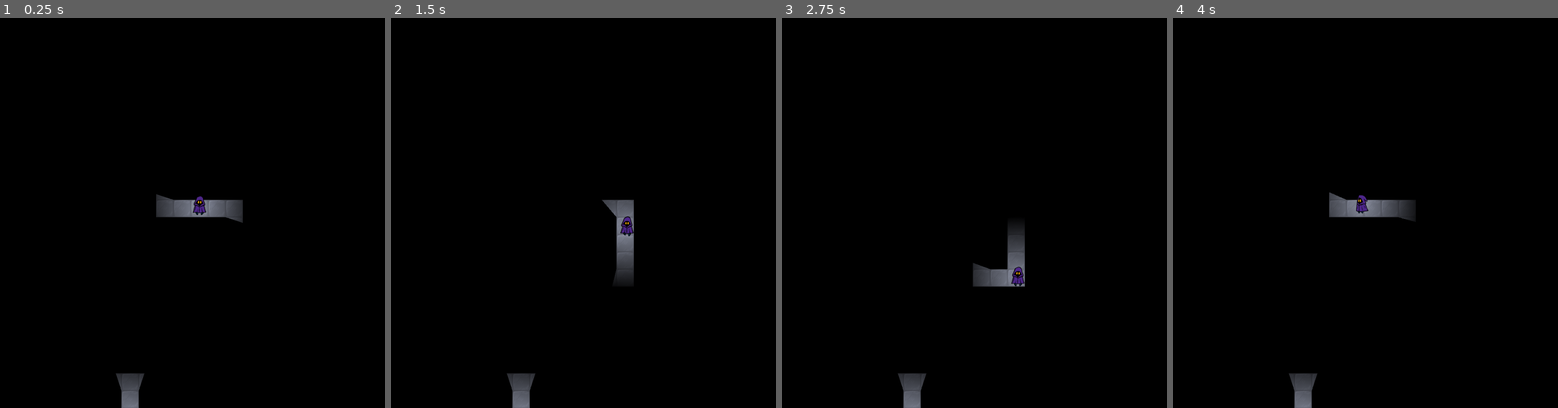
Above: before the commit, frames 1-4 (left to right).
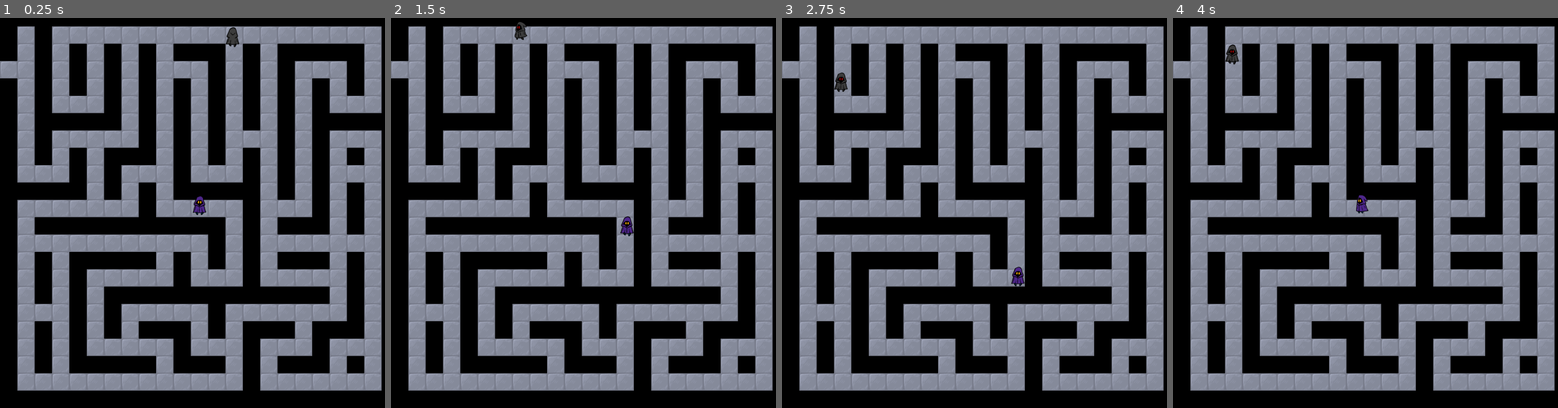
Above: after the commit, the same moments.

Repository: grotesquehead/01_maze
Game: Godot game, scene res://maze.tscn
Same seed, same stepped clock (60 frames per second), same inputs: the game is played once before the commit and once after it. Sound files missing from this copy of the repository are replaced by a short silence.
Inputs:
- Up to frame 1 (0.25 s): no input
- Up to frame 2 (1.5 s): hold D (move_right) 0.53-1.28 s; hold S (move_down) from 1.28 s (still down)
- Up to frame 3 (2.75 s): release S (move_down) at 2.03 s; hold D (move_right) from 2.03 s (still down)
- Up to frame 4 (4 s): release D (move_right) at 2.78 s; hold W (move_up) 2.78-3.53 s; hold A (move_left) from 3.53 s (still down)

The runs differ from the first frame. In frame 1, 52% of the frame differs, in the area x 0-100%, y 2-100%; in frame 2, 52%, in the area x 0-100%, y 1-100%; in frame 3, 52%; in frame 4, 52%.

Commit message:
Added removal of dead ends

Diff:
--- a/src/maze.tscn
+++ b/src/maze.tscn
@@ -192,7 +192,6 @@
 script = ExtResource("1_4lfwu")
 
 [node name="CanvasModulate" type="CanvasModulate" parent="."]
-color = Color(0, 0, 0, 1)
 
 [node name="TileMap2" type="TileMap" parent="."]
 tile_set = SubResource("TileSet_7q5o3")
--- a/src/scripts/maze.gd
+++ b/src/scripts/maze.gd
@@ -10,199 +10,239 @@
 
 
 class MazeNode:
-	var x : int
-	var y : int
-	var visited: bool = false
-	var east_path: bool = false
-	var south_path: bool = false
-
-	func _init(x: int, y: int) -> void:
-		self.x = x
-		self.y = y
-
-	func _to_string():
-		return "[x: " + str(self.x) + ", y: " + str(self.y) + "], east_path: " + str(self.east_path) + "|south_path: " + str(self.south_path)
+    var x : int
+    var y : int
+    var visited: bool = false
+    var east_path: bool = false
+    var south_path: bool = false
+    var end_node: bool = false
+
+    func _init(x: int, y: int) -> void:
+        self.x = x
+        self.y = y
+
+    func _to_string():
+        return "[x: " + str(self.x) + ", y: " + str(self.y) + "], east_path: " + str(self.east_path) + "|south_path: " + str(self.south_path)
 
 class MazeNodeStack:
-	var l: Array[MazeNode] = []
-
-	func push(node: MazeNode) -> void:
-		l.append(node)
-
-	func peek() -> MazeNode:
-		return l[-1]
-
-	func pop() -> MazeNode:
-		return l.pop_back()
-
-	func _to_string():
-		return str(self.l)
-
-	func size():
-		return l.size()
-
-	func empty():
-		return self.size() == 0
+    var l: Array[MazeNode] = []
+
+    func push(node: MazeNode) -> void:
+        l.append(node)
+
+    func peek() -> MazeNode:
+        return l[-1]
+
+    func pop() -> MazeNode:
+        return l.pop_back()
+
+    func _to_string():
+        return str(self.l)
+
+    func size():
+        return l.size()
+
+    func empty():
+        return self.size() == 0
 
 func initialize_grid():
-	var atlas_coords = Vector2i(3, 3)
-
-	# Draw north and west walls.
-
-	for y in range((grid_size * cell_size) + 1):
-		$TileMap.set_cell(0, Vector2i(-1, y - 1), 0, atlas_coords)
-		cells.append(Vector2i(-1, y - 1))
-	for x in range((grid_size * cell_size) + 1):
-		$TileMap.set_cell(0, Vector2i(x - 1, -1), 0, atlas_coords)
-		cells.append(Vector2i(x - 1, -1))
-
-	for y in range(grid_size):
-		grid.append([])
-		for x in range(grid_size):
-			grid[y].append(MazeNode.new(x, y))
-			for y_cell in range(cell_size):
-				for x_cell in range(cell_size):
-					if not x_cell and not y_cell:
-						continue
-					$TileMap.set_cell(0, Vector2i((x * cell_size) + y_cell, (y * cell_size) + x_cell), 0, atlas_coords)
+    var atlas_coords = Vector2i(3, 3)
+
+    # Draw north and west walls.
+
+    for y in range((grid_size * cell_size) + 1):
+        $TileMap.set_cell(0, Vector2i(-1, y - 1), 0, atlas_coords)
+        cells.append(Vector2i(-1, y - 1))
+    for x in range((grid_size * cell_size) + 1):
+        $TileMap.set_cell(0, Vector2i(x - 1, -1), 0, atlas_coords)
+        cells.append(Vector2i(x - 1, -1))
+
+    for y in range(grid_size):
+        grid.append([])
+        for x in range(grid_size):
+            grid[y].append(MazeNode.new(x, y))
+            for y_cell in range(cell_size):
+                for x_cell in range(cell_size):
+                    if not x_cell and not y_cell:
+                        continue
+                    $TileMap.set_cell(0, Vector2i((x * cell_size) + y_cell, (y * cell_size) + x_cell), 0, atlas_coords)
 
 func get_random_exit() -> Vector2i:
-	var options = []
-
-	for i in range(grid_size):
-		# All northern wall.
-		if $TileMap.get_cell_source_id(0, Vector2i(i, 0)) == -1:
-			options.append(Vector2i(i, -1))
-
-		# All eastern wall.
-		if $TileMap.get_cell_source_id(0, Vector2i((grid_size * cell_size) - 2, i)) == -1:
-			options.append(Vector2i((grid_size * cell_size) - 1, i))
-
-		# All southern wall.
-		if $TileMap.get_cell_source_id(0, Vector2i(i, (grid_size * cell_size) - 2)) == -1:
-			options.append(Vector2i(i, (grid_size * cell_size) - 1))
-
-		# All western wall.
-		if $TileMap.get_cell_source_id(0, Vector2i(0, i)) == -1:
-			options.append(Vector2i(-1, i))
-
-	return options[randi() % options.size()]
+    var options = []
+
+    for i in range(grid_size):
+        # All northern wall.
+        if $TileMap.get_cell_source_id(0, Vector2i(i, 0)) == -1:
+            options.append(Vector2i(i, -1))
+
+        # All eastern wall.
+        if $TileMap.get_cell_source_id(0, Vector2i((grid_size * cell_size) - 2, i)) == -1:
+            options.append(Vector2i((grid_size * cell_size) - 1, i))
+
+        # All southern wall.
+        if $TileMap.get_cell_source_id(0, Vector2i(i, (grid_size * cell_size) - 2)) == -1:
+            options.append(Vector2i(i, (grid_size * cell_size) - 1))
+
+        # All western wall.
+        if $TileMap.get_cell_source_id(0, Vector2i(0, i)) == -1:
+            options.append(Vector2i(-1, i))
+
+    return options[randi() % options.size()]
 
 func draw_maze(tilemap: TileMap):
-	var source_id = -1
-	for y in range(grid.size()):
-		for x in range(grid[y].size()):
-			var current_node = grid[y][x];
-			if current_node.east_path:
-				var coords = Vector2i((x * cell_size) + 1, y * cell_size)
-				tilemap.set_cell(0, coords, source_id)
-
-			if current_node.south_path:
-				var coords = Vector2i(x * cell_size , (y * cell_size) + 1)
-				tilemap.set_cell(0, coords, source_id)
-
-
+    var source_id = -1
+    for y in range(grid.size()):
+        for x in range(grid[y].size()):
+            var current_node = grid[y][x];
+            if current_node.east_path:
+                var coords = Vector2i((x * cell_size) + 1, y * cell_size)
+                tilemap.set_cell(0, coords, source_id)
+
+            if current_node.south_path:
+                var coords = Vector2i(x * cell_size , (y * cell_size) + 1)
+                tilemap.set_cell(0, coords, source_id)
+
+            # Check if the current node is an end node
+            if current_node.end_node:
+                # Generate a list of possible walls to remove
+                var possible_walls_to_remove = []
+
+                if y > 0 and not grid[y - 1][x].south_path:
+                    possible_walls_to_remove.append("north")
+
+                if x < grid[y].size() - 1 and not current_node.east_path:
+                    possible_walls_to_remove.append("east")
+
+                if y < grid.size() - 1 and not current_node.south_path:
+                    possible_walls_to_remove.append("south")
+
+                if x > 0 and not grid[y][x - 1].east_path:
+                    possible_walls_to_remove.append("west")
+
+
+
+                print(possible_walls_to_remove)
+                # Randomly select a wall to remove
+                if possible_walls_to_remove.size() > 0:
+                    var wall_to_remove = possible_walls_to_remove[randi() % possible_walls_to_remove.size()]
+                    var coords
+                    match wall_to_remove:
+                        "west":
+                            coords = Vector2i((x * cell_size) - 1, y * cell_size)
+                        "east":
+                            coords = Vector2i((x * cell_size) + 1, y * cell_size)
+                        "north":
+                            coords = Vector2i(x * cell_size, (y * cell_size) - 1)
+                        "south":
+                            coords = Vector2i(x * cell_size, (y * cell_size) + 1)
+
+                    tilemap.set_cell(0, coords, source_id)
 
 func recursive_backtracker():
-	var stack = MazeNodeStack.new()
-	stack.push(grid[0][0])
-	stack.peek().visited = true
-
-	while not stack.empty():
-		var current_node = stack.peek()
-		var neighbours: Array = []
-
-		# North
-		if current_node.y - 1 >= 0 and not grid[current_node.y - 1][current_node.x].visited:
-			neighbours.append([0, grid[current_node.y - 1][current_node.x]])
-
-		# East
-		if current_node.x + 1 < grid.size() and not grid[current_node.y][current_node.x + 1].visited:
-			neighbours.append([1, grid[current_node.y][current_node.x + 1]])
-
-		# South
-		if current_node.y + 1 < grid.size() and not grid[current_node.y + 1][current_node.x].visited:
-			neighbours.append([2, grid[current_node.y + 1][current_node.x]])
-
-		# West
-		if current_node.x - 1 >= 0 and not grid[current_node.y][current_node.x - 1].visited:
-			neighbours.append([3, grid[current_node.y][current_node.x - 1]])
-
-		if neighbours.is_empty():
-			stack.pop()
-		else:
-			var neighbour = neighbours[randi() % neighbours.size()]
-			if neighbour[0] == 0:
-				neighbour[1].south_path = true
-			elif neighbour[0] == 1:
-				current_node.east_path = true
-			elif neighbour[0] == 2:
-				current_node.south_path = true
-			elif neighbour[0] == 3:
-				neighbour[1].east_path = true
-
-			stack.push(neighbour[1])
-			neighbour[1].visited = true
+    var stack = MazeNodeStack.new()
+    stack.push(grid[0][0])
+    stack.peek().visited = true
+    var moving_in = true
+
+    while not stack.empty():
+        var current_node = stack.peek()
+        var neighbours: Array = []
+
+        # North
+        if current_node.y - 1 >= 0 and not grid[current_node.y - 1][current_node.x].visited:
+            neighbours.append([0, grid[current_node.y - 1][current_node.x]])
+
+        # East
+        if current_node.x + 1 < grid.size() and not grid[current_node.y][current_node.x + 1].visited:
+            neighbours.append([1, grid[current_node.y][current_node.x + 1]])
+
+        # South
+        if current_node.y + 1 < grid.size() and not grid[current_node.y + 1][current_node.x].visited:
+            neighbours.append([2, grid[current_node.y + 1][current_node.x]])
+
+        # West
+        if current_node.x - 1 >= 0 and not grid[current_node.y][current_node.x - 1].visited:
+            neighbours.append([3, grid[current_node.y][current_node.x - 1]])
+
+        if neighbours.is_empty():
+            if moving_in:
+                current_node.end_node = true
+                moving_in = false
+            stack.pop()
+        else:
+            var neighbour = neighbours[randi() % neighbours.size()]
+            if neighbour[0] == 0:
+                neighbour[1].south_path = true
+            elif neighbour[0] == 1:
+                current_node.east_path = true
+            elif neighbour[0] == 2:
+                current_node.south_path = true
+            elif neighbour[0] == 3:
+                neighbour[1].east_path = true
+
+            stack.push(neighbour[1])
+            neighbour[1].visited = true
+            moving_in = true
 
 func spawn_random_enemy():
-	var location = Vector2i(randi() % grid.size(), randi() % grid.size())
-	var node = grid[location.y][location.x]
-
-	# Check if the selected grid location is an open path
-	if not node.east_path and not node.south_path:
-		spawn_random_enemy()
-		return
-
-	# Calculate the real-world position based on the grid location and cell size
-	var real_world_x = (location.x * cell_size + cell_size / 2) * $TileMap.tile_set.tile_size.x
-	var real_world_y = (location.y * cell_size + cell_size / 2) * $TileMap.tile_set.tile_size.y
-	var real_world = Vector2(real_world_x, real_world_y)
-
-	var instance = enemy.instantiate()
-	add_child(instance)
-	instance.position = real_world
+    var location = Vector2i(randi() % grid.size(), randi() % grid.size())
+    var node = grid[location.y][location.x]
+
+    # Check if the selected grid location is an open path
+    if not node.east_path and not node.south_path:
+        spawn_random_enemy()
+        return
+
+    # Calculate the real-world position based on the grid location and cell size
+    var real_world_x = (location.x * cell_size + cell_size / 2) * $TileMap.tile_set.tile_size.x
+    var real_world_y = (location.y * cell_size + cell_size / 2) * $TileMap.tile_set.tile_size.y
+    var real_world = Vector2(real_world_x, real_world_y)
+
+    var instance = enemy.instantiate()
+    add_child(instance)
+    instance.position = real_world
 
 
 func remove_wall_exit():
-	var cell = get_random_exit()
-	$TileMap.set_cell(0, cell, -1, Vector2i(3,3))
-	$PointLight2D.global_position = move_light_to_exit(cell)
+    var cell = get_random_exit()
+    $TileMap.set_cell(0, cell, -1, Vector2i(3,3))
+    $PointLight2D.global_position = move_light_to_exit(cell)
 
 
 func move_light_to_exit(cell) -> Vector2:
-	var light_position = Vector2.ZERO
-	var tile_size = 40
-
-	if cell.x == -1:
-		light_position = Vector2(cell.x * tile_size + tile_size * 1.5, cell.y * tile_size + tile_size * 1.5)
-
-	if cell.x == 21:
-		light_position = Vector2(cell.x * tile_size + tile_size * 2.5, cell.y * tile_size + tile_size * 1.5)
-
-	if cell.y == -1:
-		light_position = Vector2(cell.x * tile_size + tile_size * 1.5, cell.y * tile_size + tile_size * 1.5)
-
-	if cell.y == 21:
-		light_position = Vector2(cell.x * tile_size + tile_size * 1.5, cell.y * tile_size + tile_size * 2.5)
-
-	return light_position
+    var light_position = Vector2.ZERO
+    var tile_size = 40
+
+    if cell.x == -1:
+        light_position = Vector2(cell.x * tile_size + tile_size * 1.5, cell.y * tile_size + tile_size * 1.5)
+
+    if cell.x == 21:
+        light_position = Vector2(cell.x * tile_size + tile_size * 2.5, cell.y * tile_size + tile_size * 1.5)
+
+    if cell.y == -1:
+        light_position = Vector2(cell.x * tile_size + tile_size * 1.5, cell.y * tile_size + tile_size * 1.5)
+
+    if cell.y == 21:
+        light_position = Vector2(cell.x * tile_size + tile_size * 1.5, cell.y * tile_size + tile_size * 2.5)
+
+    return light_position
 
 func _ready():
-	rng.seed = 0
-
-	initialize_grid()
+    rng.seed = 0
+
+    initialize_grid()
 
 #    grid[0][0].east_path = true
 #    var coords = Vector2i(0, 0)
 #    $TileMap.set_cell(0, coords, 0, Vector2i(3,3))
 #    $TileMap.set_cell(0, coords, 0, Vector2i(3,3))
-	recursive_backtracker()
+    recursive_backtracker()
 #    initialize_grid()
-	draw_maze($TileMap)
-	remove_wall_exit()
+    draw_maze($TileMap)
+    remove_wall_exit()
 #    var my_timer = Timer.new()
-	$TileMap.set_cells_terrain_connect(0, $TileMap.get_used_cells(0), 0, 0, true)
-	spawn_random_enemy()
+    $TileMap.set_cells_terrain_connect(0, $TileMap.get_used_cells(0), 0, 0, true)
+    spawn_random_enemy()
 
 #    my_timer.wait_time = 1.0  # Set the wait time to 1 second
 #    my_timer.autostart = true  # Set to start automatically
